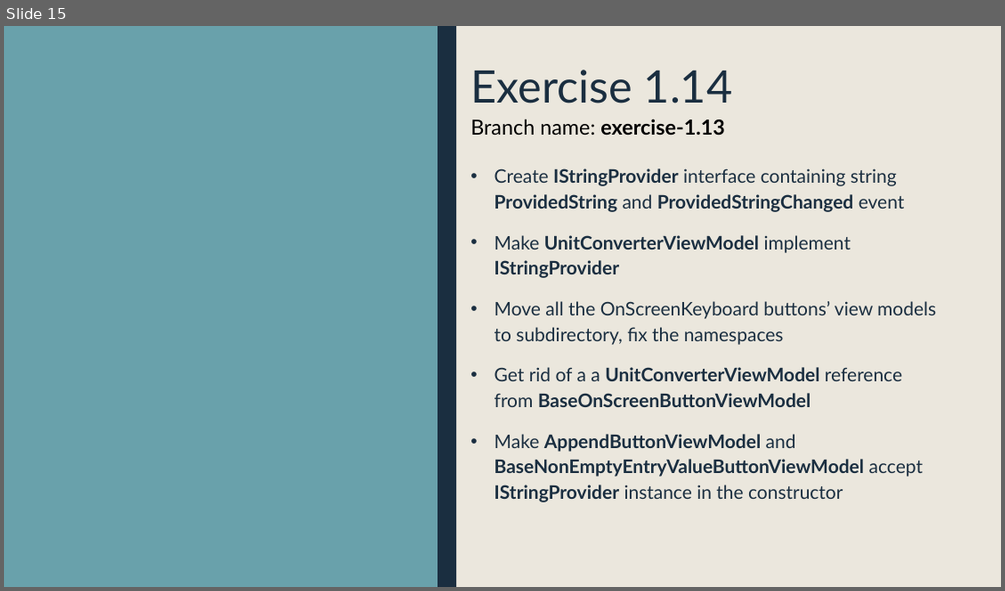
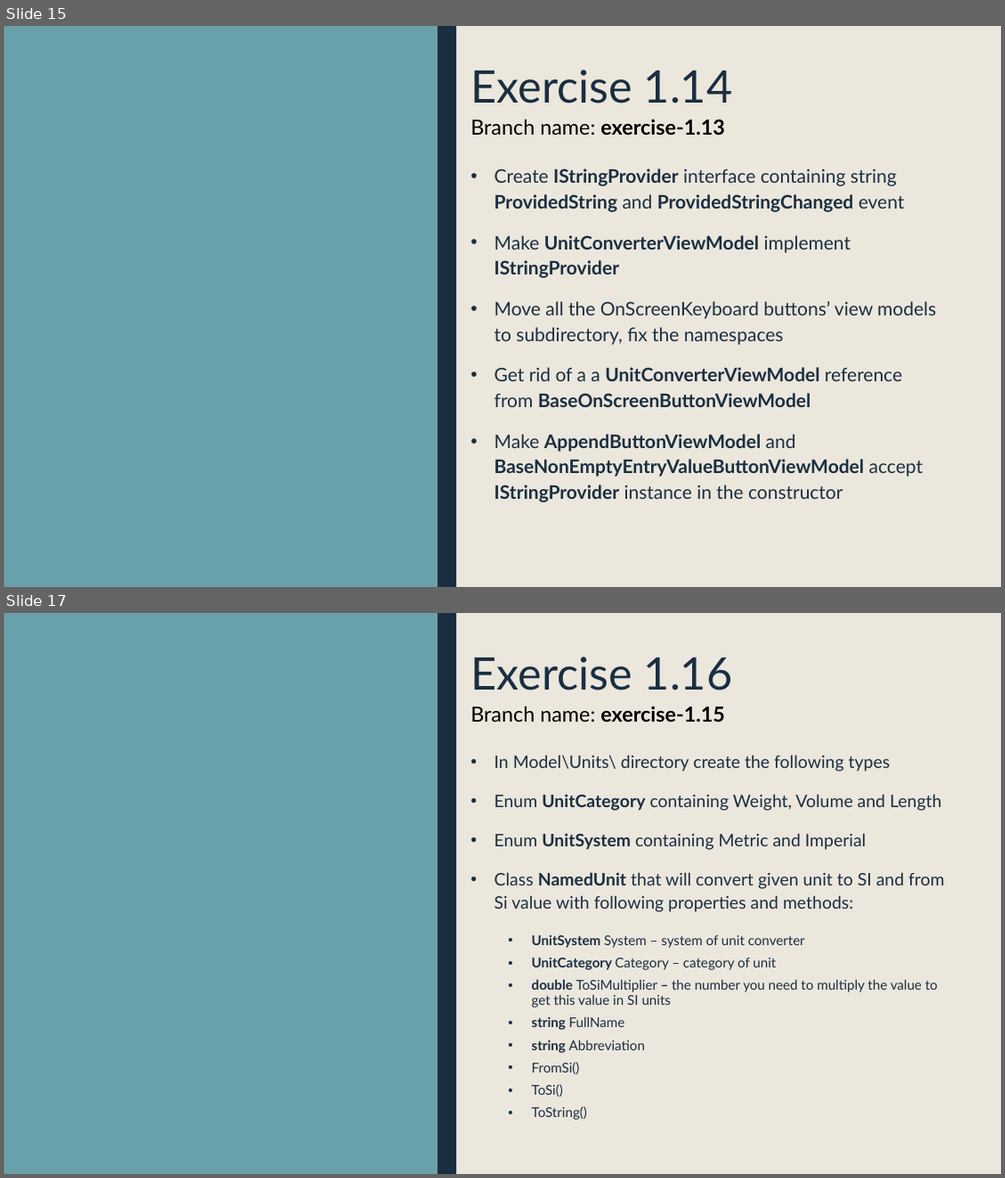
Before and after one commit to krajniak/PumConverter, a slide deck: exercises.pptx. Shown one above the other, each under a label of ours: slide 15 before the commit, slides 15 and 17 after it; the slides between them are not shown. The pictures are 1005x591 and 1005x1178 pixels, drawn with LibreOffice and Linux fonts; fonts in the diff are those of the drawing. Boxes give left, top, right and bottom in pixels: in the first picture for what was removed or moved away, otherwise in the second. Text is boxed around its words. In the diff, an @@ line names an element or a change of style, - is before the commit and + after.

Commit message:
Added unit datamodel

```diff
--- a/exercises.pptx
+++ b/exercises.pptx
@@ slide 17 added at (4,613,1001,1174), background #EBE7DD; not listed: 2 template elements that a slide beside it also shows @@
@@ title added at (470,657,733,690), 43.2 pt, text #1A2E40 @@
+Exercise 1.16
@@ text added at (470,706,725,722), 20 pt, text #000000, bold @@
+Branch name: exercise-1.15
@@ text added at (494,755,944,1119), 16.6 pt, text #1A2E40 @@
+• In Model\Units\ directory create the following types
+• Enum UnitCategory containing Weight, Volume and Length
+• Enum UnitSystem containing Metric and Imperial
+• Class NamedUnit that will convert given unit to SI and from Si value with following properties and methods:
+  • UnitSystem System – system of unit converter
+  • UnitCategory Category – category of unit
+  • double ToSiMultiplier – the number you need to multiply the value to get this value in SI units
+  • string FullName
+  • string Abbreviation
+  • FromSi()
+  • ToSi()
+  • ToString()
```
Also in this commit, not shown: 1 slide changed, 4 other files.
